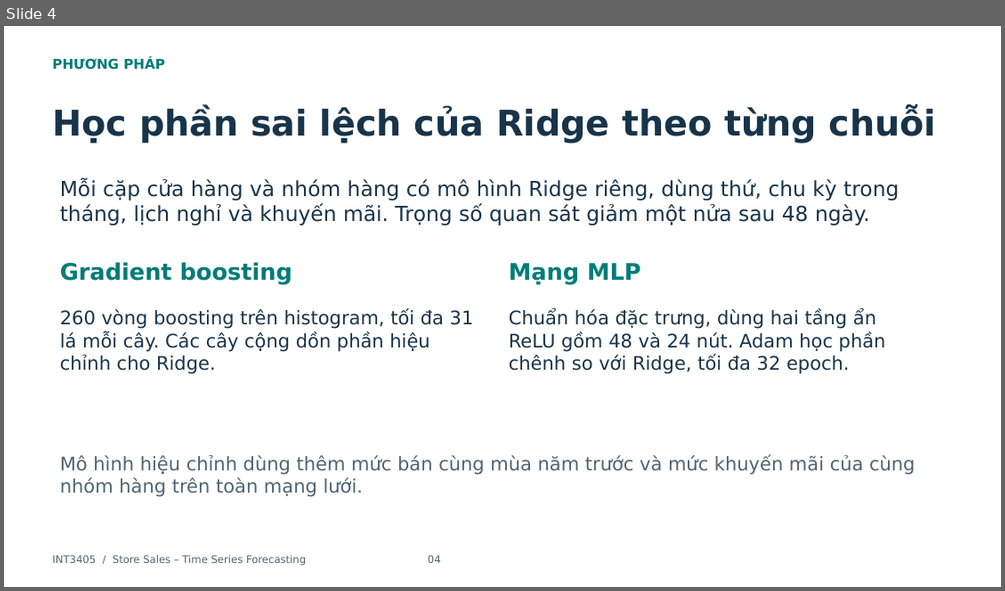
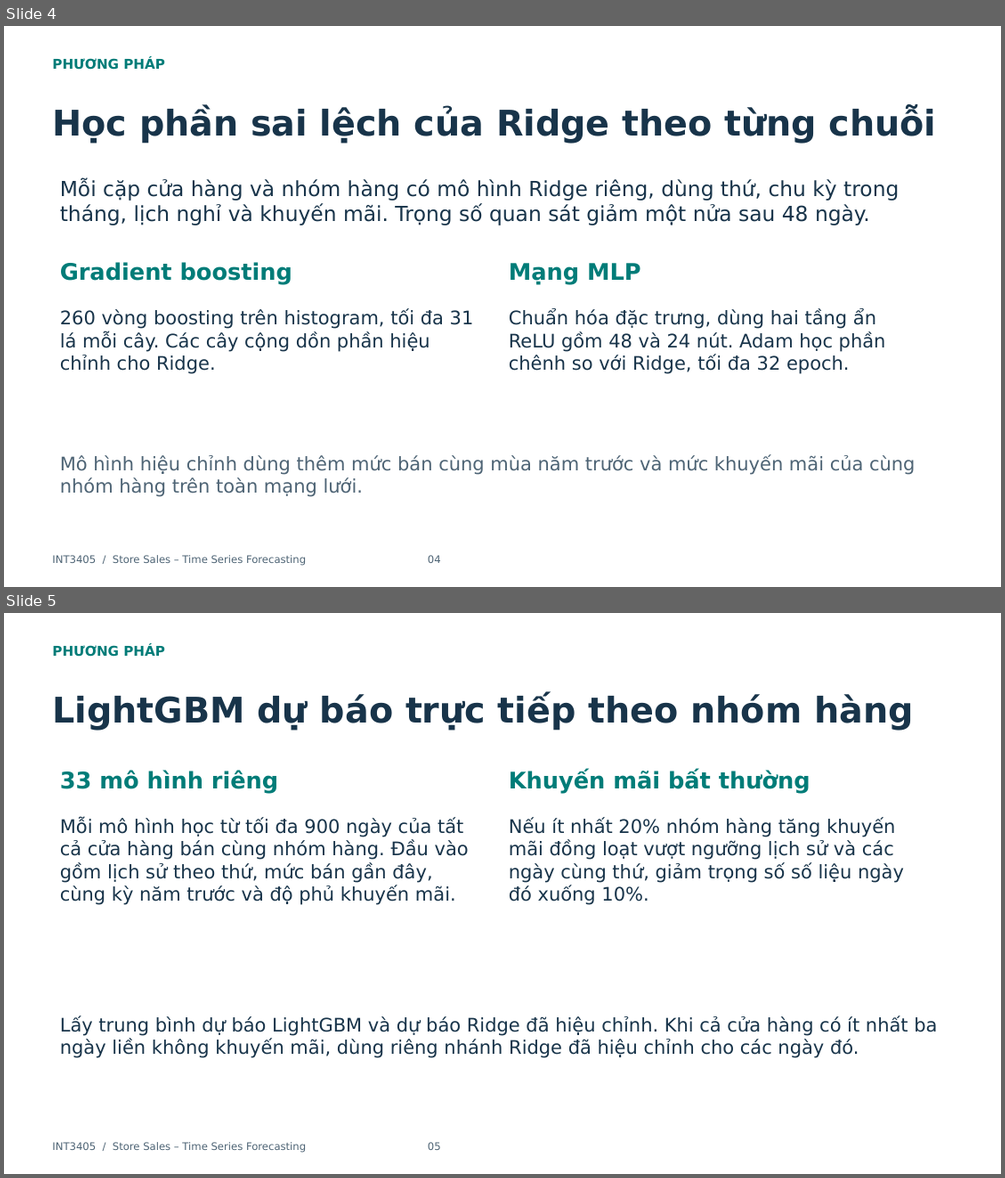
Before and after one commit to nchh06/ML_store_sales, a slide deck: report.pptx. Shown one above the other, each under a label of ours: slide 4 before the commit, slides 4 and 5 after it. The pictures are 1005x591 and 1005x1178 pixels, drawn with LibreOffice and Linux fonts; fonts in the diff are those of the drawing. Boxes give left, top, right and bottom in pixels: in the first picture for what was removed or moved away, otherwise in the second. Text is boxed around its words. In the diff, an @@ line names an element or a change of style, - is before the commit and + after.

Commit message:
feat: blend per-family LightGBM forecasts and handle promotion spikes

```diff
--- a/report.pptx
+++ b/report.pptx
@@ slide 5 added at (x1=4, y1=613, x2=1001, y2=1174), background #FFFFFF @@
@@ text added at (x1=52, y1=645, x2=165, y2=657), 13 pt, text #007C78, bold @@
+PHƯƠNG PHÁP
@@ text added at (x1=52, y1=694, x2=913, y2=730), 34 pt, text #18344A, bold @@
+LightGBM dự báo trực tiếp theo nhóm hàng
@@ text added at (x1=60, y1=771, x2=278, y2=794), 22 pt, text #007C78, bold @@
+33 mô hình riêng
@@ text added at (x1=509, y1=771, x2=810, y2=794), 22 pt, text #007C78, bold @@
+Khuyến mãi bất thường
@@ text added at (x1=60, y1=818, x2=469, y2=905), 18 pt, text #18344A @@
+Mỗi mô hình học từ tối đa 900 ngày của tất cả cửa hàng bán cùng nhóm hàng. Đầu vào gồm lịch sử theo thứ, mức bán gần đây, cùng kỳ năm trước và độ phủ khuyến mãi.
@@ text added at (x1=509, y1=818, x2=904, y2=905), 18 pt, text #18344A @@
+Nếu ít nhất 20% nhóm hàng tăng khuyến mãi đồng loạt vượt ngưỡng lịch sử và các ngày cùng thứ, giảm trọng số số liệu ngày đó xuống 10%.
@@ text added at (x1=60, y1=1016, x2=937, y2=1058), 18 pt, text #18344A @@
+Lấy trung bình dự báo LightGBM và dự báo Ridge đã hiệu chỉnh. Khi cả cửa hàng có ít nhất ba ngày liền không khuyến mãi, dùng riêng nhánh Ridge đã hiệu chỉnh cho các ngày đó.
@@ text added at (x1=52, y1=1142, x2=441, y2=1152), 10 pt, text #4E6475 @@
+INT3405 / Store Sales – Time Series Forecasting 05
```
Also in this commit, not shown: 7 slides changed, 8 other files.
